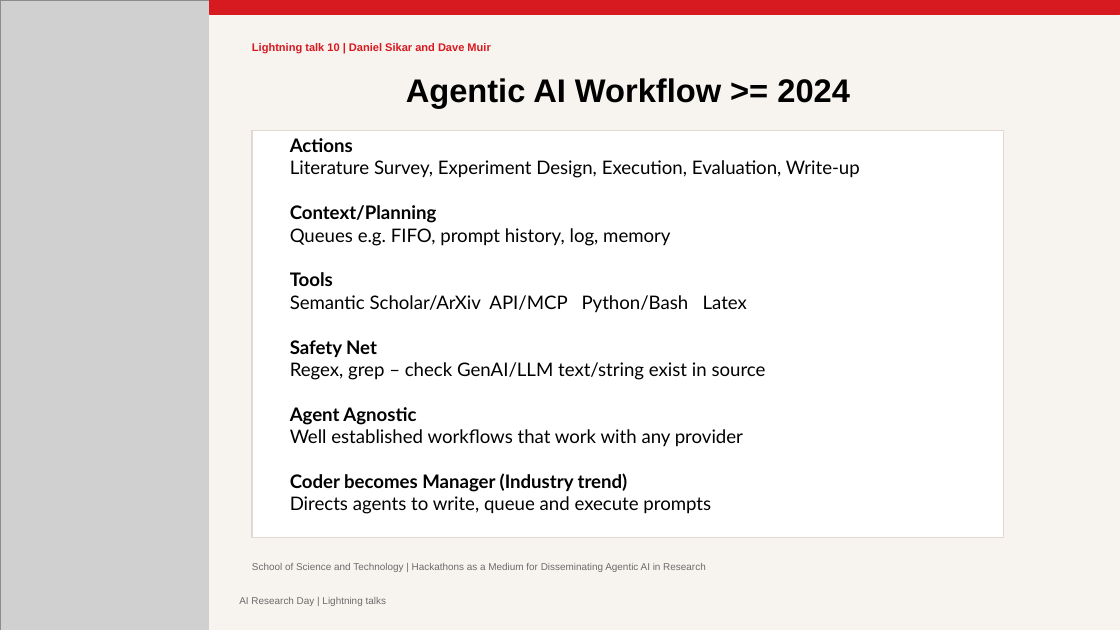
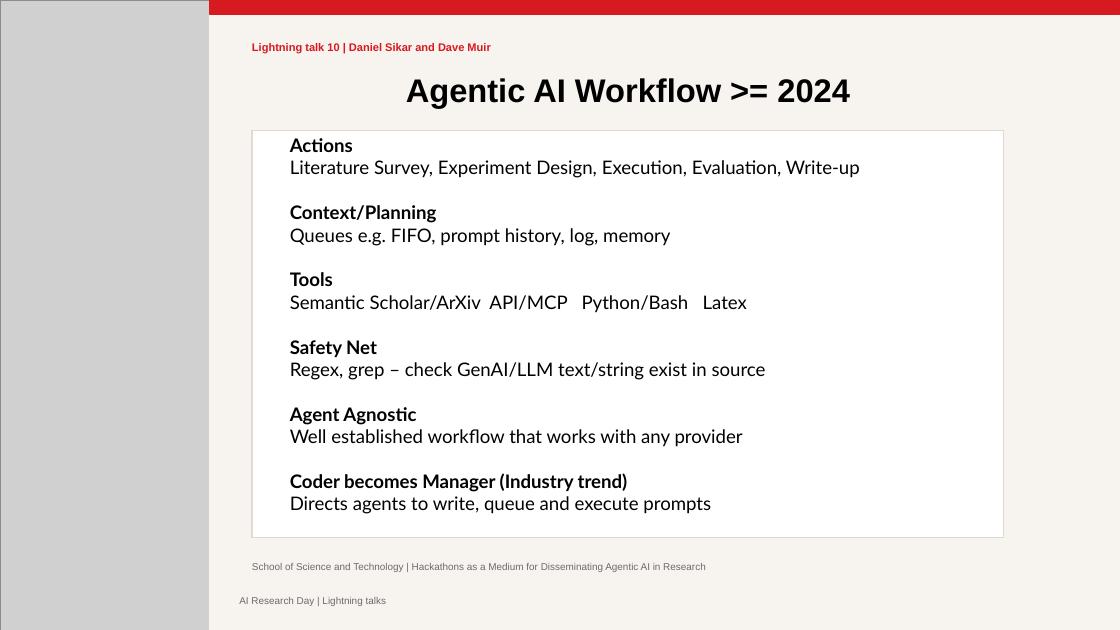
Before and after one commit to dsikar/csg-ai-research-day-2026, a slide deck: slide 7 of AI-Research-Day-Presentation-Daniel-Sikar-Dave-Muir.pptx. Drawn at 1120x630 pixels with LibreOffice and Linux fonts; fonts in the diff are those of the drawing; grey boxes stand for pictures. Boxes give left, top, right and bottom in pixels: in the first picture for what was removed or moved away, otherwise in the second. Text is boxed around its words. In the diff, an @@ line names an element or a change of style, - is before the commit and + after.

```diff
--- a/AI-Research-Day-Presentation-Daniel-Sikar-Dave-Muir.pptx
+++ b/AI-Research-Day-Presentation-Daniel-Sikar-Dave-Muir.pptx
@@ text at [290,429,743,447]: text changed @@
-Well established workflows that work with any provider
+Well established workflow that works with any provider
```
Also in this commit, not shown: 4 other slides changed, 1 slide added, 1 other file.
